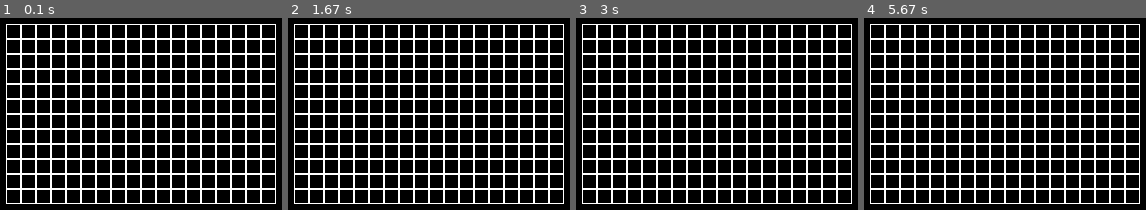
Above: before the commit, frames 1-4 (left to right).
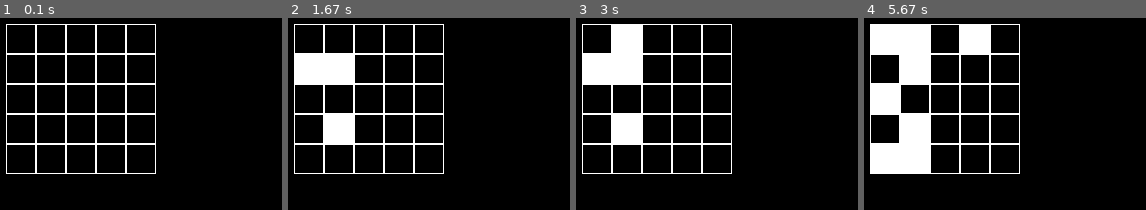
Above: after the commit, the same moments.

Repository: anatolyev/PG18
Game: pygame game, started from 1212_PyGame3/main.py
Same seed, same stepped clock (60 frames per second), same inputs: the game is played once before the commit and once after it.
Inputs (mouse positions are in pixels of both pictures, inside the frame that each line leads up to):
- Up to frame 1 (0.1 s): no input
- Up to frame 2 (1.67 s): click (338, 69) at 0.38 s; click (350, 127) at 0.72 s; click (307, 64) at 1.05 s
- Up to frame 3 (3 s): click (640, 44) at 1.88 s
- Up to frame 4 (5.67 s): click (985, 41) at 3.22 s; click (875, 163) at 4.05 s; click (880, 73) at 4.38 s; click (895, 46) at 4.72 s; click (900, 167) at 5.05 s; click (895, 98) at 5.38 s

The runs differ from the first frame. In frame 1, 17% of the frame differs, in the area x 2-98%, y 3-97%; in frame 2, 20%; in frame 3, 21%; in frame 4, 25%.

Commit message:
Создано поле с возможностью изменения цвета

Diff:
--- a/1212_PyGame3/main.py
+++ b/1212_PyGame3/main.py
@@ -6,12 +6,13 @@
     def __init__(self, width, height):
         self.width = width
         self.height = height
-        self.board = [[0] * width for _ in range(height)]
+        self.board = [[1] * width for _ in range(height)]
         self.left = 10
         self.top = 10
         self.cell_size = 30
 
     def render(self, screen):
+        self.screen = screen
         for x in range(self.width):
             for y in range(self.height):
                 pygame.draw.rect(screen,
@@ -20,12 +21,30 @@
                                   y * self.cell_size + self.top,
                                   self.cell_size,
                                   self.cell_size),
-                                 1)
+                                 self.board[y][x])
 
     def set_view(self, left, top, cell_size):
         self.left = left
         self.top = top
         self.cell_size = cell_size
+
+    def get_click(self, mouse_pos):
+        cell = self.get_cell(mouse_pos)
+        if cell:
+            self.on_click(cell)
+
+    def get_cell(self, mouse_pos):
+        x = (mouse_pos[0] - self.left) // self.cell_size
+        y = (mouse_pos[1] - self.top) // self.cell_size
+        if 0 < x + 1 <= self.width and 0 < y + 1 <= self.height:
+            return x, y
+
+    def on_click(self, cell):
+        print(f"Была выбрана ячейка {cell}")
+        x, y = cell
+        self.board[y][x] = int(not self.board[y][x])
+        self.render(self.screen)
+
 
 # pygame setup
 def main():
@@ -33,8 +52,8 @@
     size = width, height = 600, 400
     screen = pygame.display.set_mode(size)
     clock = pygame.time.Clock()
-    board = Board(18, 12)
-    board.set_view(100, 100, 15)
+    board = Board(5, 5)
+    board.set_view(100, 100, 30)
     running = True
     v = 500
     dt = 0
@@ -49,6 +68,9 @@
         for event in pygame.event.get():
             if event.type == pygame.QUIT:
                 running = False
+            if event.type == pygame.MOUSEBUTTONDOWN:
+                board.get_click(event.pos)
+
 
         screen.fill("black")
         board.render(screen)
